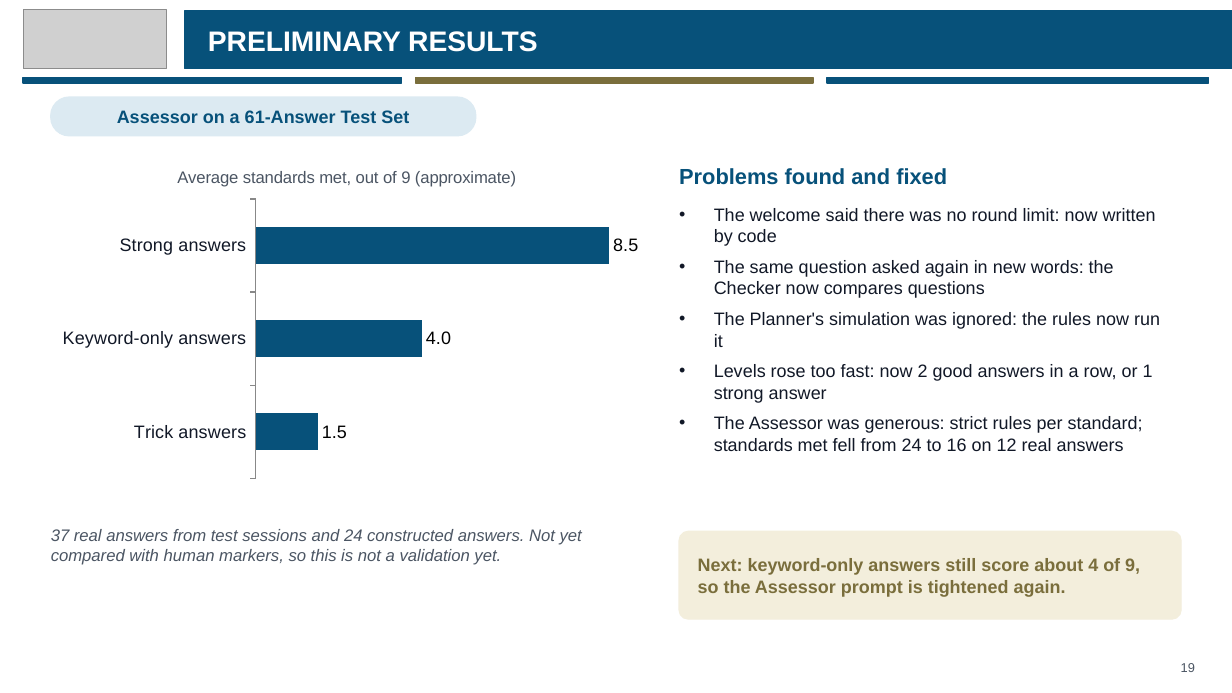
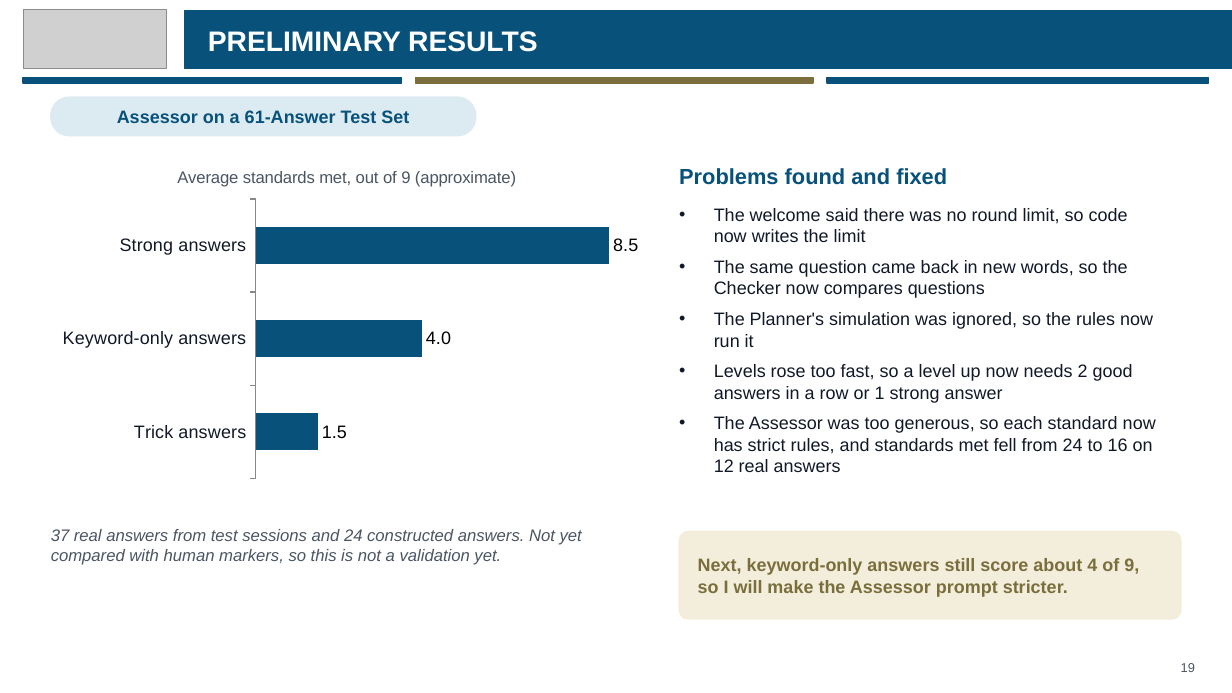
Before and after one commit to eusoffamir/Socratic-AI, a slide deck: slide 19 of docs/defence/Socratic AI Proposal Defence.pptx (slide 20 before the commit). Drawn at 1232x693 pixels with LibreOffice and Linux fonts; fonts in the diff are those of the drawing; grey boxes stand for pictures. Boxes give left, top, right and bottom in pixels: in the first picture for what was removed or moved away, otherwise in the second. Text is boxed around its words. In the diff, an @@ line names an element or a change of style, - is before the commit and + after.

```diff
--- a/docs/defence/Socratic AI Proposal Defence.pptx
+++ b/docs/defence/Socratic AI Proposal Defence.pptx
@@ text at [714, 208, 1156, 472]: text changed @@
-• The welcome said there was no round limit: now written by code
-• The same question asked again in new words: the Checker now compares questions
-• The Planner's simulation was ignored: the rules now run it
-• Levels rose too fast: now 2 good answers in a row, or 1 strong answer
-• The Assessor was generous: strict rules per standard; standards met fell from 24 to 16 on 12 real answers
+• The welcome said there was no round limit, so code now writes the limit
+• The same question came back in new words, so the Checker now compares questions
+• The Planner's simulation was ignored, so the rules now run it
+• Levels rose too fast, so a level up now needs 2 good answers in a row or 1 strong answer
+• The Assessor was too generous, so each standard now has strict rules, and standards met fell from 24 to 16 on 12 real answers
@@ text at [698, 558, 1139, 597]: text changed @@
-Next: keyword-only answers still score about 4 of 9, so the Assessor prompt is tightened again.
+Next, keyword-only answers still score about 4 of 9, so I will make the Assessor prompt stricter.
```
Also in this commit, not shown: 14 other slides changed, 1 slide removed, 8 other files.
